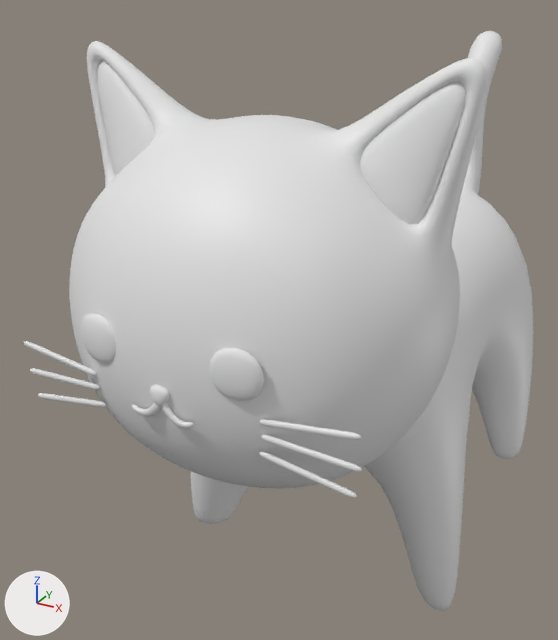
Before and after pictures for a commit that changed the glTF model public/cat.glb.
One viewpoint serves both versions: a 50 mm lens placed at (1.62, -3.58, 1.94), pointed at (-0.5, 0.28, 0.01). Every picture has the same lights, and +X, +Y and +Z are marked at lower left. Where no turn or scale is listed for an object, it has been applied to the vertices.

Script lines for the objects in view, before the commit:
```python
ob_cube = bpy.data.objects.new('Cube', me_cube)
ob_cube.location = (0.0, -0.061, 0.0)
ob_立方体 = bpy.data.objects.new('立方体', me_立方体)
ob_立方体.location = (-0.025, -0.738, 0.569)
ob_立方体_001 = bpy.data.objects.new('立方体.001', me_立方体_003)
ob_立方体_001.location = (0.294, -1.479, 0.635)
ob_立方体_002 = bpy.data.objects.new('立方体.002', me_立方体_002)
ob_立方体_002.location = (-0.025, -0.738, 0.569)
ob_立方体_003 = bpy.data.objects.new('立方体.003', me_立方体_004)
ob_立方体_003.location = (-0.025, -1.524, 0.459)
ob_立方体_004 = bpy.data.objects.new('立方体.004', me_立方体_005)
ob_立方体_004.location = (-0.014, -1.516, 0.444)
ob_立方体_005 = bpy.data.objects.new('立方体.005', me_立方体_006)
ob_立方体_005.location = (-0.045, -1.429, 0.444)
```
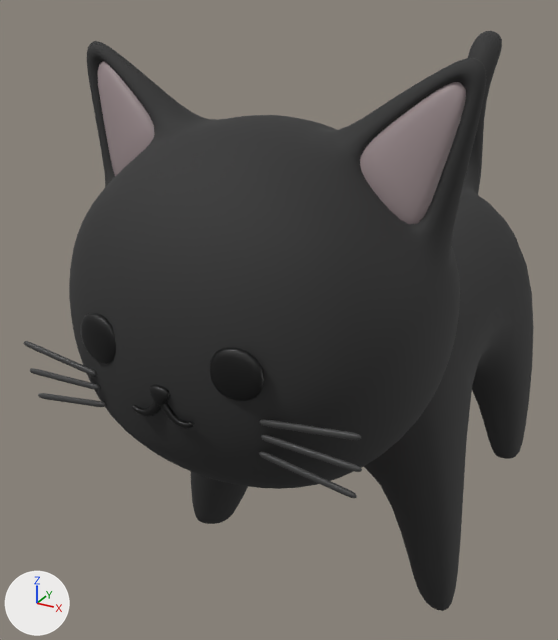
Pixel boxes [x1, y1, x2, y2] of what changed, in the pictures (558 x 640 px):
'立方体', recoloured, surface changed (white to black): [69, 41, 486, 489] in both
'Cube', recoloured, surface changed (grey to black): [191, 31, 533, 611] in both
'立方体.002', recoloured (white to grey): [98, 61, 466, 224] in both
'立方体.001', recoloured (grey to black): [81, 313, 264, 401] in both
'立方体.005', recoloured (white to grey): [24, 341, 362, 498] in both
'立方体.004', recoloured (white to black): [132, 402, 194, 428] in both
'立方体.003', recoloured (white to black): [150, 385, 170, 406] in both

What changed in the scene script:
```text
Change mat_material:
    mat_material.base_color: (0.8, 0.8, 0.8) -> (0.0263, 0.0263, 0.0263)  # white #e7e7e7 -> black #2d2d2d
    mat_material.roughness: 0.5 -> 0.805
Add mat_マテリアル_005:
    mat_マテリアル_005 = principled_material('マテリアル.005')
    mat_マテリアル_005.base_color = (0.0536, 0.0536, 0.0536)  # black #414141
Add mat_マテリアル_006:
    mat_マテリアル_006 = principled_material('マテリアル.006')
    mat_マテリアル_006.base_color = (0.0, 0.0, 0.0)  # black #000000
Add mat_マテリアル:
    mat_マテリアル = principled_material('マテリアル')
    mat_マテリアル.base_color = (0.0, 0.0, 0.0)  # black #000000
Add mat_マテリアル_001:
    mat_マテリアル_001 = principled_material('マテリアル.001')
    mat_マテリアル_001.base_color = (0.0, 0.0, 0.0)  # black #000000
Add mat_マテリアル_004:
    mat_マテリアル_004 = principled_material('マテリアル.004')
    mat_マテリアル_004.base_color = (0.315, 0.249, 0.257)  # grey #98898b
Change me_立方体:
    where me_立方体.from_pydata(...)  # 2562 vertices, 5120 faces; spans x -0.92..0.92, y -0.78..0.78, z -0.8..1.12
    add me_立方体.materials.append(mat_material)  # black #2d2d2d
Change me_立方体_002:
    where me_立方体_002.from_pydata(...)  # 516 vertices, 1024 faces; spans x -0.85..0.85, y -0.12..0.03, z 0.49..1.04
    add me_立方体_002.materials.append(mat_マテリアル_004)  # grey #98898b
Change me_立方体_003:
    where me_立方体_003.from_pydata(...)  # 196 vertices, 384 faces; spans x -0.743..0.106, y -0.034..0.034, z -0.107..0.107
    add me_立方体_003.materials.append(mat_マテリアル_001)  # black #000000
Change me_立方体_004:
    where me_立方体_004.from_pydata(...)  # 98 vertices, 192 faces; spans x -0.0452..0.0452, y -0.0212..0.0212, z -0.0199..0.0695
    add me_立方体_004.materials.append(mat_マテリアル)  # black #000000
Change me_立方体_005:
    where me_立方体_005.from_pydata(...)  # 452 vertices, 896 faces; spans x -0.158..0.136, y -0.015..0.012, z -0.077..0.025
    add me_立方体_005.materials.append(mat_マテリアル_006)  # black #000000
Change me_立方体_006:
    where me_立方体_006.from_pydata(...)  # 1356 vertices, 2688 faces; spans x -0.78..0.82, y -0.02..0.03, z -0.23..0.06
    add me_立方体_006.materials.append(mat_マテリアル_005)  # black #414141
```
